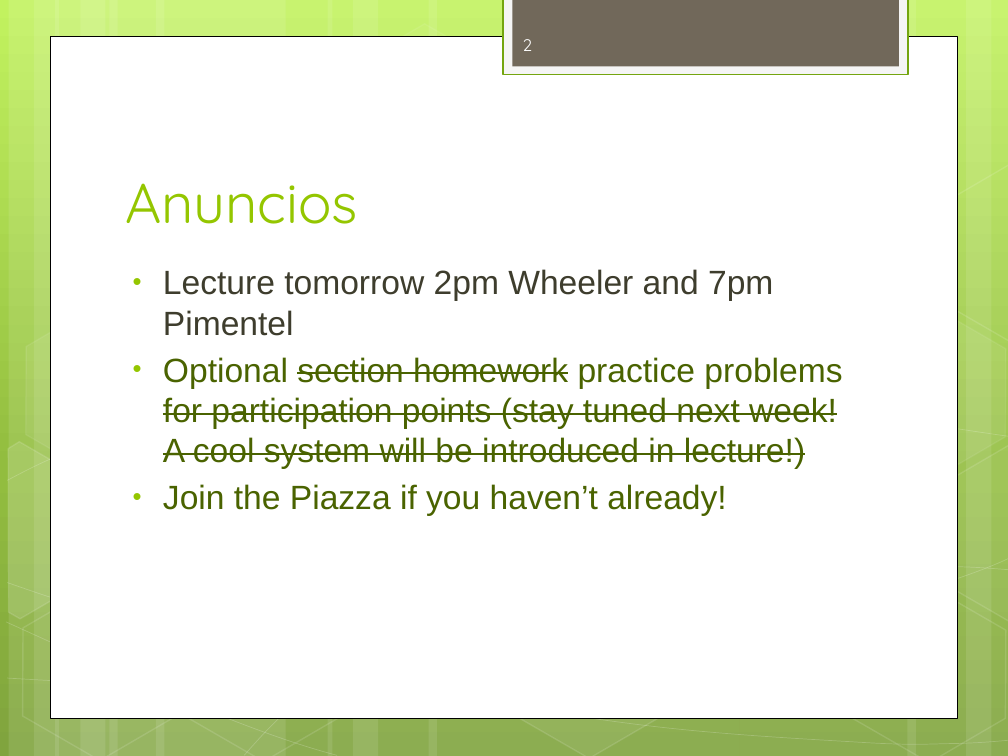
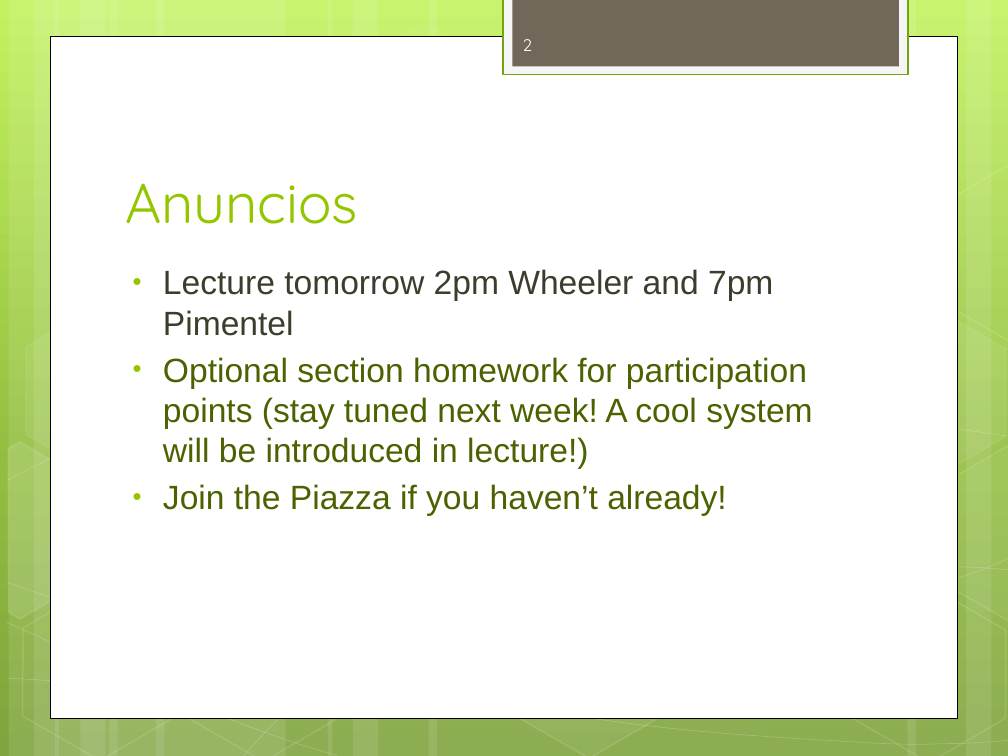
Before and after one commit to dicksontsai/dicksontsai.github.io, a slide deck: slide 2 of cs61a/discussion/disc0.pptx. Drawn at 1008x756 pixels with LibreOffice and Linux fonts; fonts in the diff are those of the drawing. Boxes give left, top, right and bottom in pixels: in the first picture for what was removed or moved away, otherwise in the second. Text is boxed around its words. In the diff, an @@ line names an element or a change of style, - is before the commit and + after.

```diff
--- a/cs61a/discussion/disc0.pptx
+++ b/cs61a/discussion/disc0.pptx
@@ text at (x1=163, y1=357, x2=812, y2=469): text changed @@
-• Optional section homework practice problems for participation points (stay tuned next week! A cool system will be introduced in lecture!)
+• Optional section homework for participation points (stay tuned next week! A cool system will be introduced in lecture!)
```
Also in this commit, not shown: 2 other slides changed, 47 other files.
